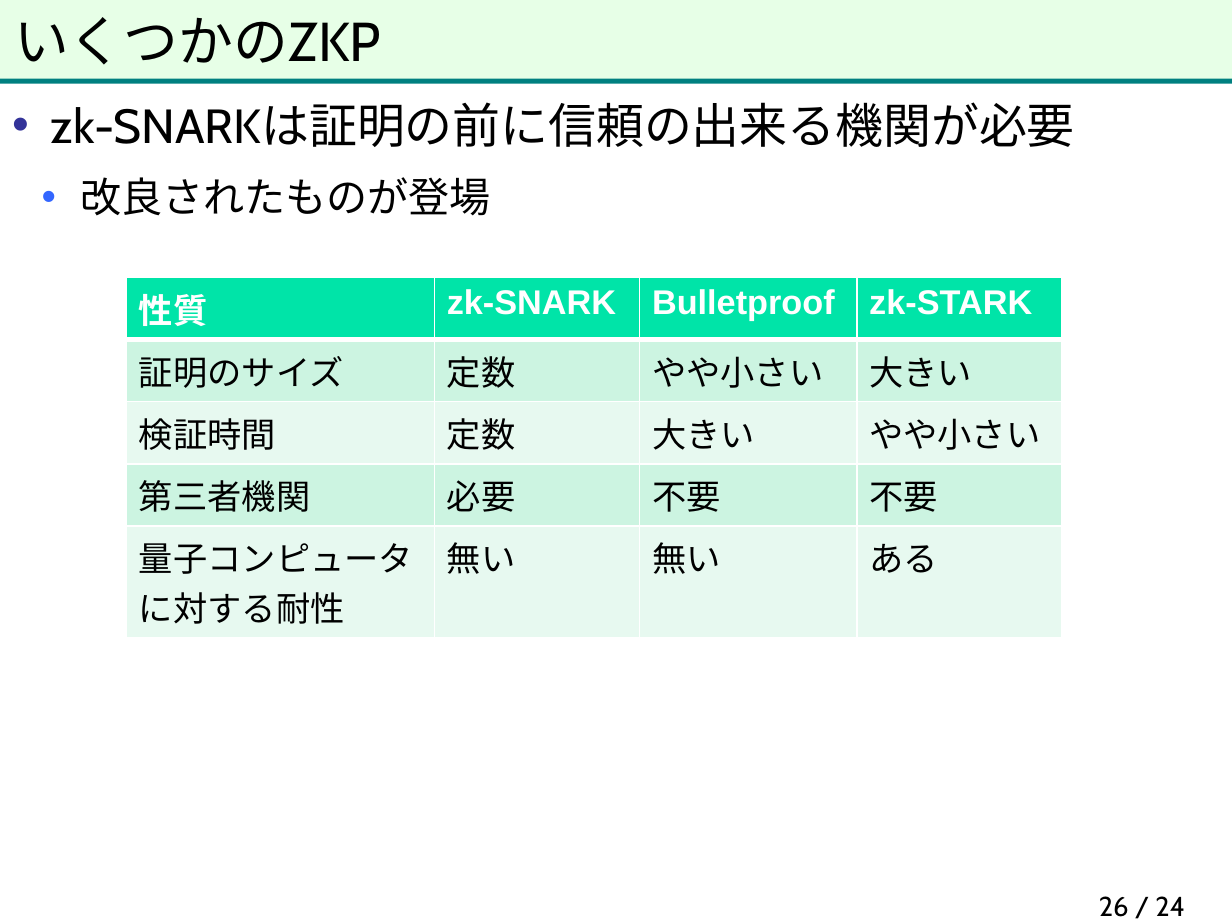
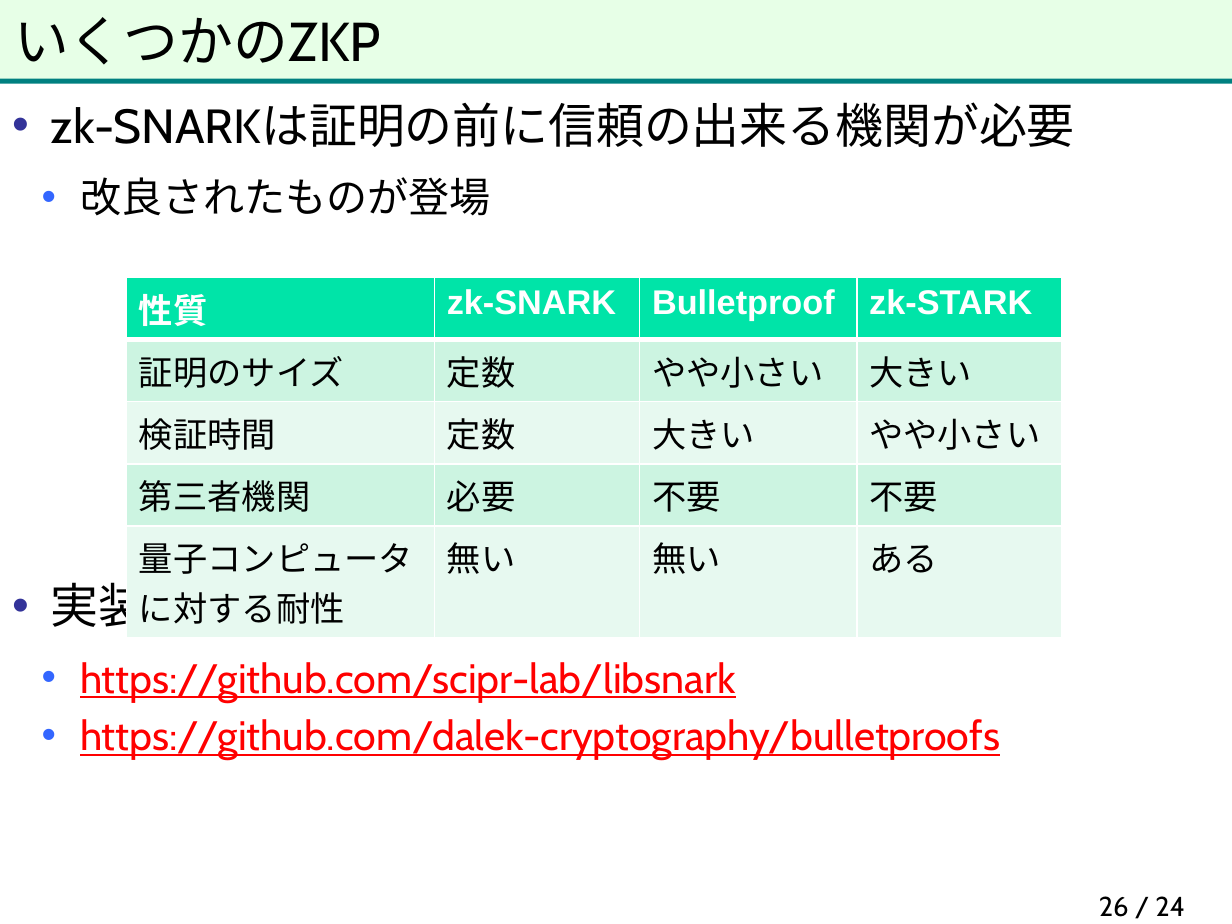
Before and after one commit to herumi/anninbon, a slide deck: slide 26 of lec/anninbon11.pptx. Drawn at 1232x924 pixels with LibreOffice and Linux fonts; fonts in the diff are those of the drawing; background and template pictures are left out. Boxes give left, top, right and bottom in pixels: in the first picture for what was removed or moved away, otherwise in the second. Text is boxed around its words. In the diff, an @@ line names an element or a change of style, - is before the commit and + after.

Commit message:
add qc

```diff
--- a/lec/anninbon11.pptx
+++ b/lec/anninbon11.pptx
@@ text at <box>51,582,1000,760</box>: paragraphs added @@
+• 実装
+  • https://github.com/scipr-lab/libsnark
+  • https://github.com/dalek-cryptography/bulletproofs
```
Also in this commit, not shown: 1 other slide changed, 11 slides added.
